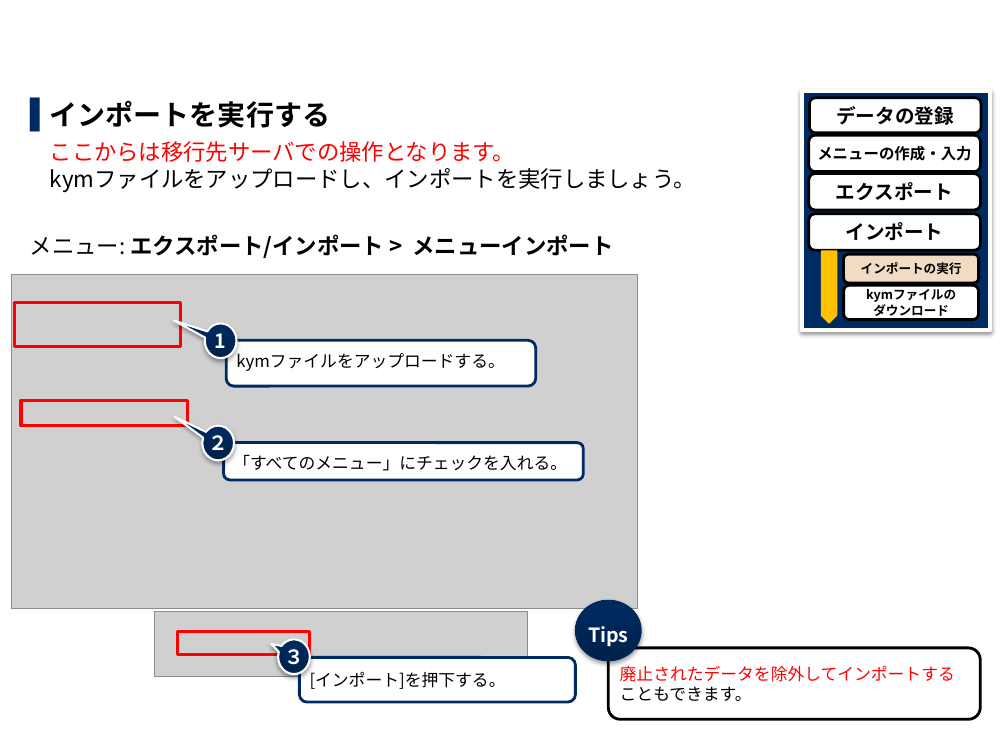
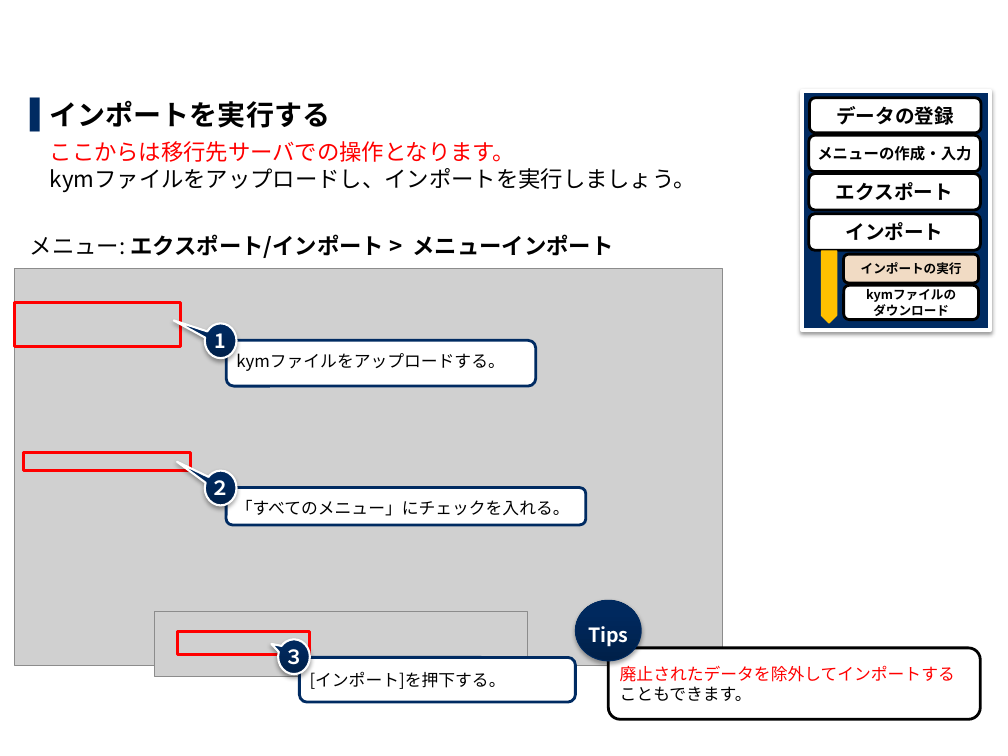
Before and after one commit to exastro-suite/it-automation-docs, a slide deck: slide 16 of asset/Learn_ja/ITA-export-import_ja_practice.pptx. Drawn at 1008x756 pixels with LibreOffice and Linux fonts; fonts in the diff are those of the drawing; grey boxes stand for pictures; background and template pictures are left out. Boxes give left, top, right and bottom in pixels: in the first picture for what was removed or moved away, otherwise in the second. Text is boxed around its words. In the diff, an @@ line names an element or a change of style, - is before the commit and + after.

```diff
--- a/asset/Learn_ja/ITA-export-import_ja_practice.pptx
+++ b/asset/Learn_ja/ITA-export-import_ja_practice.pptx
@@ picture: place and size @@
-picture at [11, 275, 637, 610]
+picture at [14, 269, 723, 665]
@@ rectangle: place and size @@
-rectangle at [21, 400, 187, 425]
+rectangle at [23, 453, 190, 471]
@@ speech bubble "２": place and size @@
-speech bubble "２" at [203, 425, 235, 461]
+speech bubble "２" at [205, 471, 237, 506]
@@ rounded rectangle "「すべてのメニュー」にチェックを入れる。": place and size @@
-rounded rectangle "「すべてのメニュー」にチェックを入れる。" at [224, 443, 584, 480]
+rounded rectangle "「すべてのメニュー」にチェックを入れる。" at [226, 488, 586, 525]
```
Also in this commit, not shown: 12 other slides changed, 17 slides removed, 1 other file.
